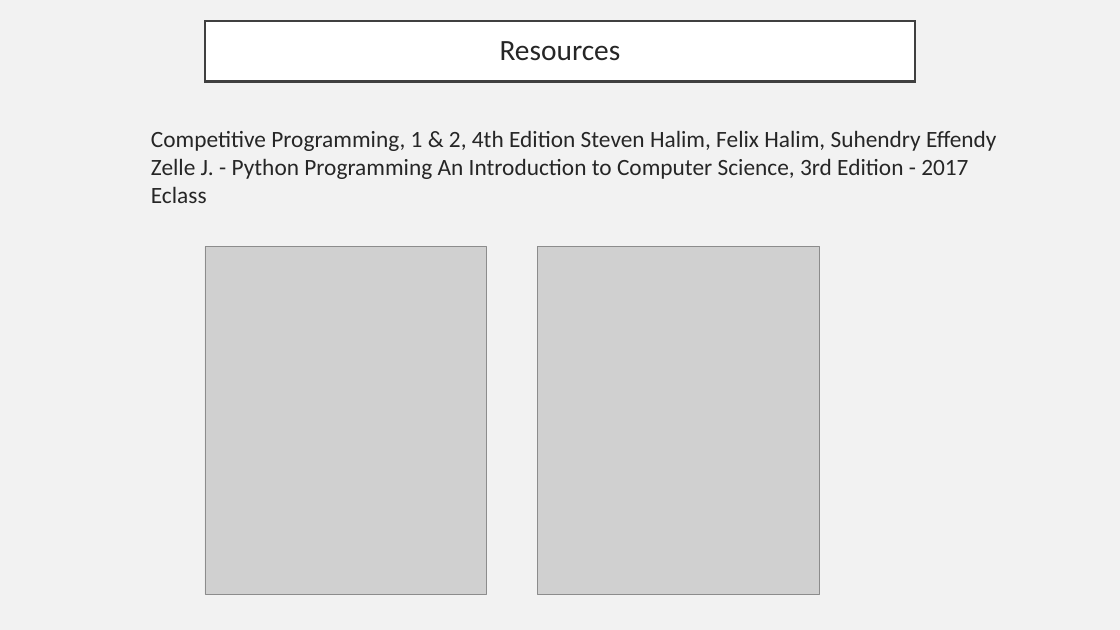
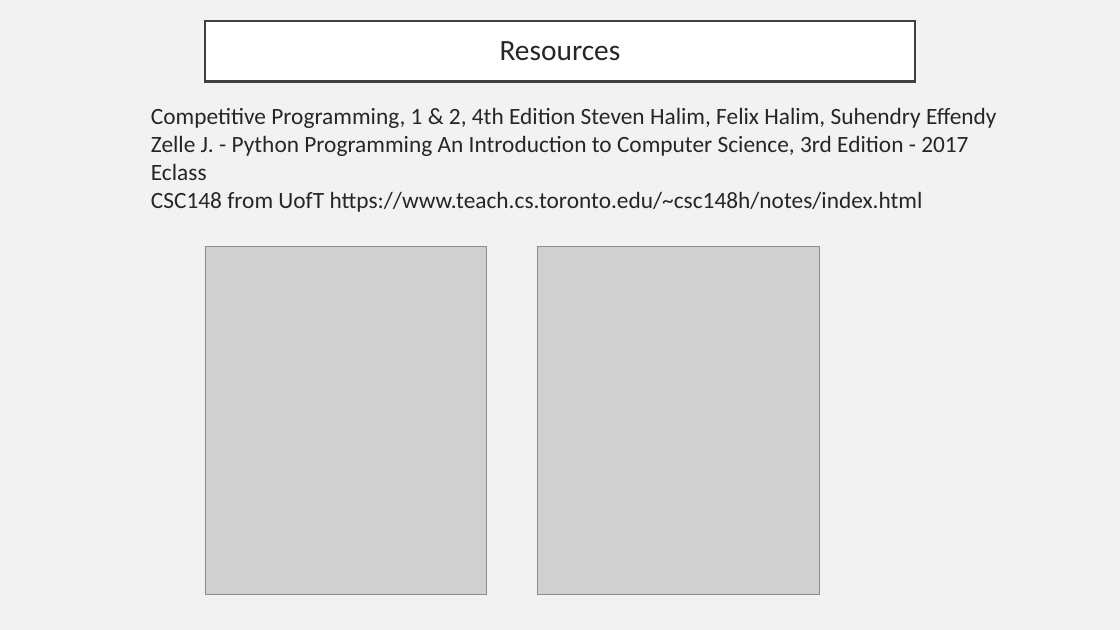
Before and after one commit to ryan-pelchat/competitive-programming-bootcamp-summer-2026, a slide deck: slide 10 of slides/day0_slides.pptx. Drawn at 1120x630 pixels with LibreOffice and Linux fonts; fonts in the diff are those of the drawing; grey boxes stand for pictures. Boxes give left, top, right and bottom in pixels: in the first picture for what was removed or moved away, otherwise in the second. Text is boxed around its words. In the diff, an @@ line names an element or a change of style, - is before the commit and + after.

```diff
--- a/slides/day0_slides.pptx
+++ b/slides/day0_slides.pptx
@@ text "Competitive Programming, 1 & 2, ...": place and size @@
-text "Competitive Programming, 1 & 2, ..." at (151,130,996,203)
+text "Competitive Programming, 1 & 2, ..." at (151,107,996,212)
@@ text at (151,191,923,212): paragraph added @@
+CSC148 from UofT https://www.teach.cs.toronto.edu/~csc148h/notes/index.html
```
Also in this commit, not shown: 2 other slides changed, 5 slides added, 1 slide removed, 6 other files.
